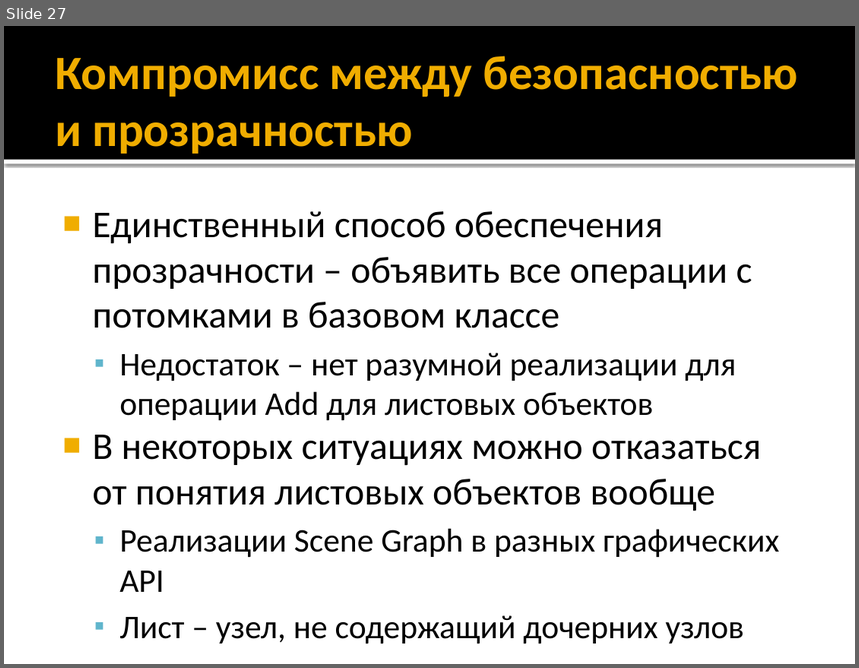
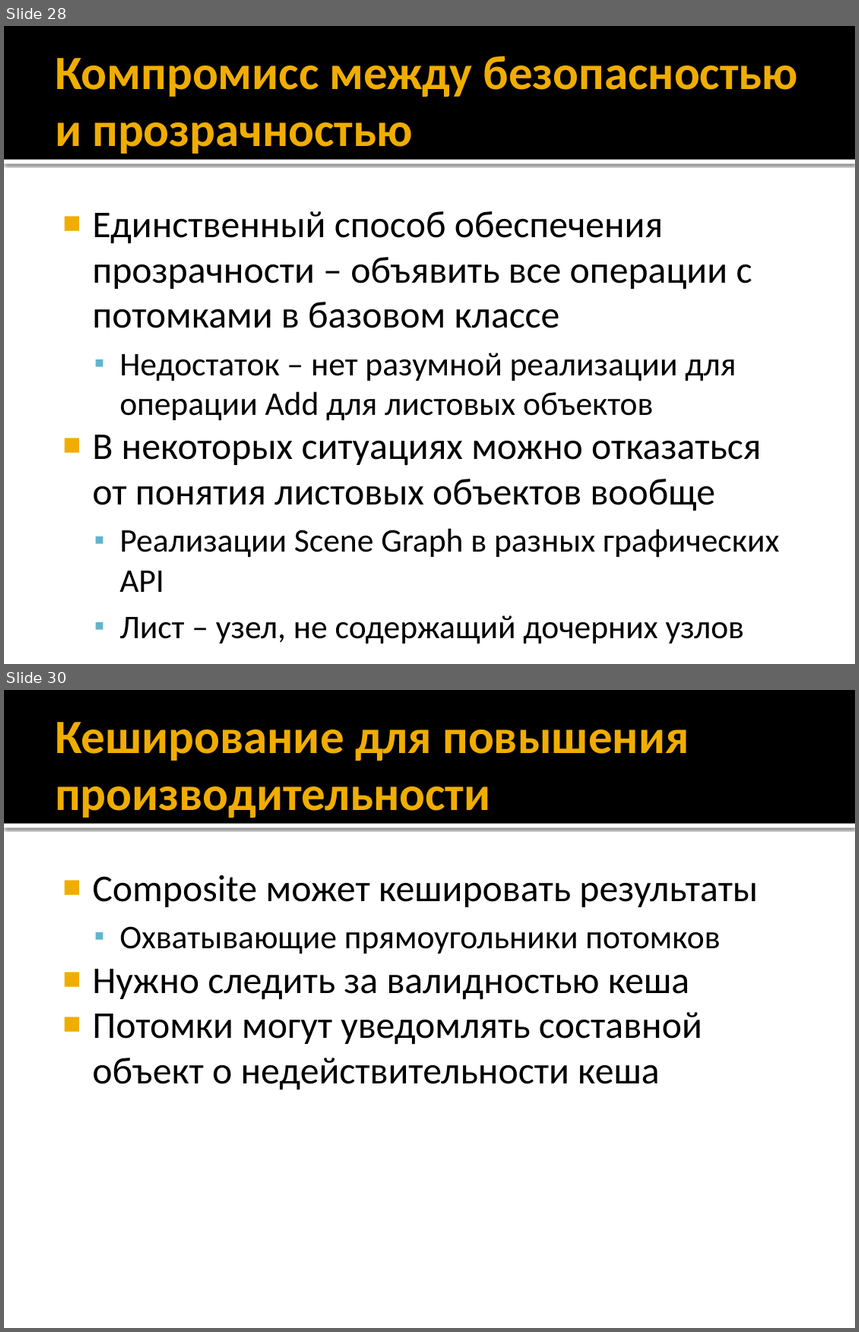
Before and after one commit to alexey-malov/ood, a slide deck: lectures/10.composite/composite.pptx. Shown one above the other, each under a label of ours: slide 27 before the commit, slides 28 and 30 after it; the slides between them are not shown. The pictures are 859x668 and 859x1332 pixels, drawn with LibreOffice and Linux fonts; fonts in the diff are those of the drawing. Boxes give left, top, right and bottom in pixels: in the first picture for what was removed or moved away, otherwise in the second. Text is boxed around its words. In the diff, an @@ line names an element or a change of style, - is before the commit and + after.

```diff
--- a/lectures/10.composite/composite.pptx
+++ b/lectures/10.composite/composite.pptx
@@ slide 30 added at [4, 690, 855, 1328], background #FFFFFF; not listed: 2 template elements that a slide beside it also shows @@
@@ title added at [55, 722, 689, 818], 40.5 pt, text #F0AD00, bold @@
+Кеширование для повышения производительности
@@ text added at [92, 875, 758, 1091], 32 pt, text #000000 @@
+■ Composite может кешировать результаты
+  ▪ Охватывающие прямоугольники потомков
+■ Нужно следить за валидностью кеша
+■ Потомки могут уведомлять составной объект о недействительности кеша
@@ what was slide 27 is now slide 28 @@
```
Also in this commit, not shown: 10 slides changed, 3 other slides added, 1 other file.
